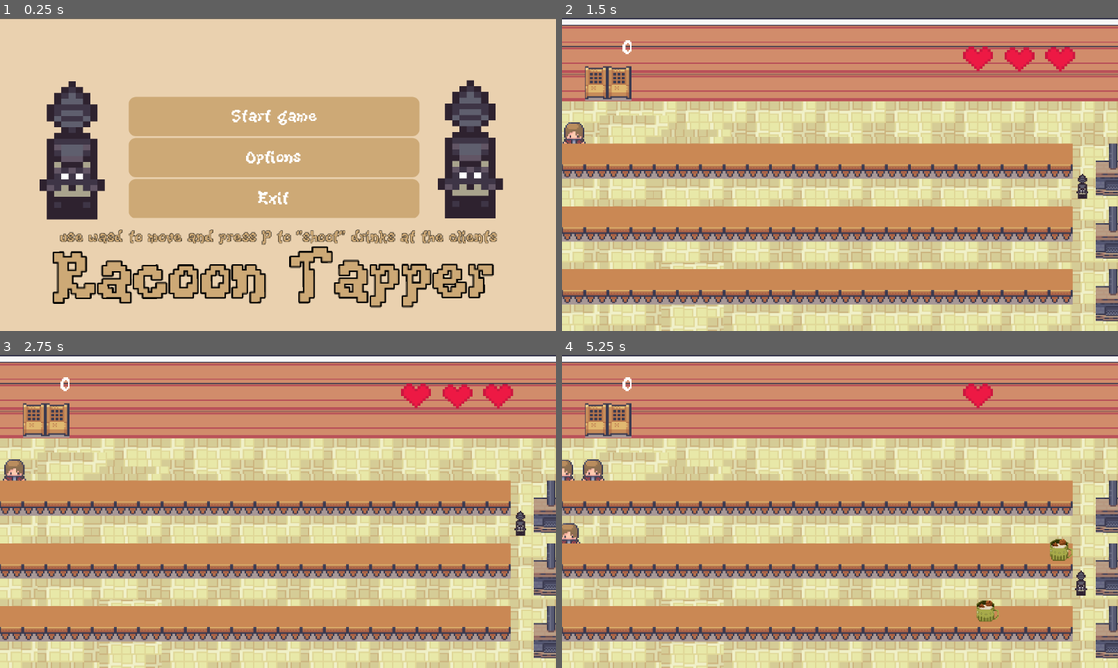
Above: before the commit, frames 1-4 (two rows, left to right).
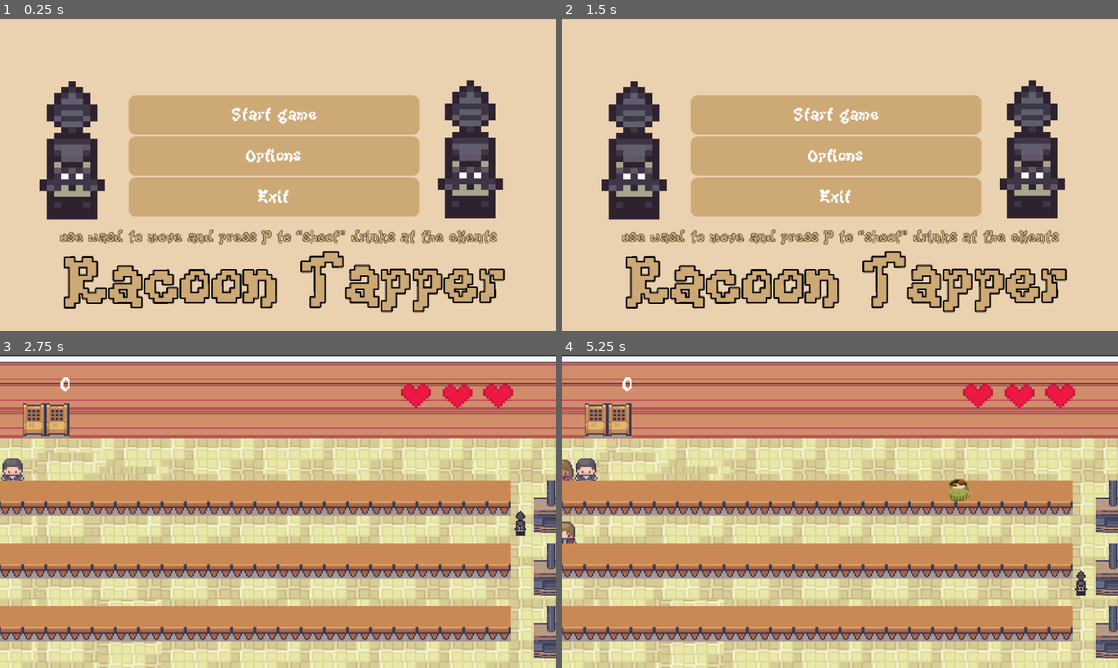
Above: after the commit, the same moments.

Repository: creampuffx/Racoon-Tapper
Game: Godot game, scene res://scenes/starting_screen.tscn
The game is run twice, just before and just after one commit, with the same random seed, the same clock (stepped at 60 frames per second) and the same inputs.
Inputs (mouse positions are in pixels of both pictures, inside the frame that each line leads up to):
- Up to frame 1 (0.25 s): no input
- Up to frame 2 (1.5 s): click "Options" at 0.5 s; click "Start game" (after the commit: "BACK") at 1.25 s
- Up to frame 3 (2.75 s): click (272, 452) at 2 s, where only the run after the commit has a clickable "Start game"
- Up to frame 4 (5.25 s): tap Enter at 2.75 s; hold D (right) 2.78-3.53 s; tap P (put) every 0.75 s from 2.85 to 5.1 s; hold Down (down) 3.53-4.28 s; hold D (right) 4.28-5.03 s; hold Up (up) from 5.03 s (still down)

The runs differ from the first frame. In frame 1, 11% of the frame differs, in the area x 9-91%, y 24-95%; in frame 2, 86%, in the area x 0-100%, y 0-100%; in frame 3, 0.3%; in frame 4, 1.8%.

Commit message:
fixed client mechanics

Diff:
--- /dev/null
+++ b/default_bus_layout.tres
@@ -0,0 +1,15 @@
+[gd_resource type="AudioBusLayout" format=3 uid="uid://t4v7h15m3sqa"]
+
+[resource]
+bus/1/name = &"Music"
+bus/1/solo = false
+bus/1/mute = false
+bus/1/bypass_fx = false
+bus/1/volume_db = 0.0
+bus/1/send = &"Master"
+bus/2/name = &"SFX"
+bus/2/solo = false
+bus/2/mute = false
+bus/2/bypass_fx = false
+bus/2/volume_db = 0.0
+bus/2/send = &"Master"
--- a/scenes/beer.tscn
+++ b/scenes/beer.tscn
@@ -37,6 +37,7 @@
 [node name="glass_break" type="AudioStreamPlayer" parent="."]
 stream = ExtResource("3_he3c0")
 volume_db = 8.525
+bus = &"SFX"
 
 [connection signal="area_entered" from="Area2D" to="." method="_on_area_2d_area_entered"]
 [connection signal="body_entered" from="Area2D" to="." method="_on_area_2d_body_entered"]
--- a/scenes/client.gd
+++ b/scenes/client.gd
@@ -3,8 +3,18 @@
 @export var speed = 0
 @onready var bullet = preload("res://scenes/empty_beer.tscn")
 @onready var empty_beer_position: Marker2D = $empty_beer_position
+var direction = -1
 
+@onready var client_look = [
+	"client1",
+	"client2",
+	"client3",
+	"client4"]
 
+func _ready() -> void:
+	var client_animation = client_look[randi() % client_look.size()]
+	$AnimatedSprite2D.play(client_animation)
+	$Sprite2D.hide()
 
 func _physics_process(delta: float) -> void:
 	velocity.x += speed * 1 * delta
@@ -17,11 +27,19 @@
 		b.global_position = empty_beer_position.global_position
 
 
+
+
+
 func _on_hurt_box_area_entered(area):
 	if area.is_in_group("drink-not-empty"):
 		$drink_sound.play()
+		velocity.x = 0
+		velocity.x += speed * -1 * 30
+		$Sprite2D.show()
+		move_and_slide()
+		$HurtBox.queue_free()
+		await get_tree().create_timer(2).timeout
 		shoot()
-		await get_tree().create_timer(0.1).timeout
 		queue_free()
 	elif area.is_in_group("walls"):
 		queue_free()
--- a/scenes/client.tscn
+++ b/scenes/client.tscn
@@ -1,9 +1,13 @@
-[gd_scene load_steps=14 format=3 uid="uid://dl8dl8j7gem6y"]
+[gd_scene load_steps=36 format=3 uid="uid://dl8dl8j7gem6y"]
 
 [ext_resource type="Script" uid="uid://d4bxg5gui81on" path="res://scenes/client.gd" id="1_1t5vp"]
 [ext_resource type="Texture2D" uid="uid://btx2gnvsa7v7o" path="res://assets/Modern tiles_Free/Characters_free/Alex_idle_anim_16x16.png" id="2_r26j7"]
 [ext_resource type="AudioStream" uid="uid://d30pnauwfbyvk" path="res://assets/glass-bottle-breaking-351297.mp3" id="3_4tr0r"]
+[ext_resource type="Texture2D" uid="uid://dgp2rx1v4xhy5" path="res://assets/Modern tiles_Free/Characters_free/Adam_idle_anim_16x16.png" id="3_dipmf"]
+[ext_resource type="Texture2D" uid="uid://nc40l3343klw" path="res://assets/Modern tiles_Free/Characters_free/Amelia_idle_anim_16x16.png" id="4_5q6u5"]
 [ext_resource type="AudioStream" uid="uid://dvaqcy2l5i2if" path="res://assets/Bubble 1.wav" id="4_r26j7"]
+[ext_resource type="Texture2D" uid="uid://3g8nkdxfuw57" path="res://assets/Modern tiles_Free/Characters_free/Bob_idle_anim_16x16.png" id="5_umycy"]
+[ext_resource type="Texture2D" uid="uid://crujdkowjb3vn" path="res://assets/Milk and cookies.png" id="8_5q6u5"]
 
 [sub_resource type="AtlasTexture" id="AtlasTexture_t0ykn"]
 atlas = ExtResource("2_r26j7")
@@ -27,6 +31,78 @@
 
 [sub_resource type="AtlasTexture" id="AtlasTexture_7rsog"]
 atlas = ExtResource("2_r26j7")
+region = Rect2(368, 0, 16, 32)
+
+[sub_resource type="AtlasTexture" id="AtlasTexture_dueaf"]
+atlas = ExtResource("3_dipmf")
+region = Rect2(288, 0, 16, 32)
+
+[sub_resource type="AtlasTexture" id="AtlasTexture_ik056"]
+atlas = ExtResource("3_dipmf")
+region = Rect2(304, 0, 16, 32)
+
+[sub_resource type="AtlasTexture" id="AtlasTexture_ta3x6"]
+atlas = ExtResource("3_dipmf")
+region = Rect2(320, 0, 16, 32)
+
+[sub_resource type="AtlasTexture" id="AtlasTexture_u5oxf"]
+atlas = ExtResource("3_dipmf")
+region = Rect2(336, 0, 16, 32)
+
+[sub_resource type="AtlasTexture" id="AtlasTexture_svewj"]
+atlas = ExtResource("3_dipmf")
+region = Rect2(352, 0, 16, 32)
+
+[sub_resource type="AtlasTexture" id="AtlasTexture_v3vnk"]
+atlas = ExtResource("3_dipmf")
+region = Rect2(368, 0, 16, 32)
+
+[sub_resource type="AtlasTexture" id="AtlasTexture_5j2ty"]
+atlas = ExtResource("4_5q6u5")
+region = Rect2(288, 0, 16, 32)
+
+[sub_resource type="AtlasTexture" id="AtlasTexture_kcgkk"]
+atlas = ExtResource("4_5q6u5")
+region = Rect2(304, 0, 16, 32)
+
+[sub_resource type="AtlasTexture" id="AtlasTexture_onibj"]
+atlas = ExtResource("4_5q6u5")
+region = Rect2(320, 0, 16, 32)
+
+[sub_resource type="AtlasTexture" id="AtlasTexture_novgt"]
+atlas = ExtResource("4_5q6u5")
+region = Rect2(336, 0, 16, 32)
+
+[sub_resource type="AtlasTexture" id="AtlasTexture_j601d"]
+atlas = ExtResource("4_5q6u5")
+region = Rect2(352, 0, 16, 32)
+
+[sub_resource type="AtlasTexture" id="AtlasTexture_whfqj"]
+atlas = ExtResource("4_5q6u5")
+region = Rect2(368, 0, 16, 32)
+
+[sub_resource type="AtlasTexture" id="AtlasTexture_8n8j7"]
+atlas = ExtResource("5_umycy")
+region = Rect2(288, 0, 16, 32)
+
+[sub_resource type="AtlasTexture" id="AtlasTexture_37ed0"]
+atlas = ExtResource("5_umycy")
+region = Rect2(304, 0, 16, 32)
+
+[sub_resource type="AtlasTexture" id="AtlasTexture_oaus0"]
+atlas = ExtResource("5_umycy")
+region = Rect2(320, 0, 16, 32)
+
+[sub_resource type="AtlasTexture" id="AtlasTexture_61el2"]
+atlas = ExtResource("5_umycy")
+region = Rect2(336, 0, 16, 32)
+
+[sub_resource type="AtlasTexture" id="AtlasTexture_shequ"]
+atlas = ExtResource("5_umycy")
+region = Rect2(352, 0, 16, 32)
+
+[sub_resource type="AtlasTexture" id="AtlasTexture_k0p2k"]
+atlas = ExtResource("5_umycy")
 region = Rect2(368, 0, 16, 32)
 
 [sub_resource type="SpriteFrames" id="SpriteFrames_1uqwn"]
@@ -51,7 +127,76 @@
 "texture": SubResource("AtlasTexture_7rsog")
 }],
 "loop": true,
-"name": &"default",
+"name": &"client1",
+"speed": 5.0
+}, {
+"frames": [{
+"duration": 1.0,
+"texture": SubResource("AtlasTexture_dueaf")
+}, {
+"duration": 1.0,
+"texture": SubResource("AtlasTexture_ik056")
+}, {
+"duration": 1.0,
+"texture": SubResource("AtlasTexture_ta3x6")
+}, {
+"duration": 1.0,
+"texture": SubResource("AtlasTexture_u5oxf")
+}, {
+"duration": 1.0,
+"texture": SubResource("AtlasTexture_svewj")
+}, {
+"duration": 1.0,
+"texture": SubResource("AtlasTexture_v3vnk")
+}],
+"loop": true,
+"name": &"client2",
+"speed": 5.0
+}, {
+"frames": [{
+"duration": 1.0,
+"texture": SubResource("AtlasTexture_5j2ty")
+}, {
+"duration": 1.0,
+"texture": SubResource("AtlasTexture_kcgkk")
+}, {
+"duration": 1.0,
+"texture": SubResource("AtlasTexture_onibj")
+}, {
+"duration": 1.0,
+"texture": SubResource("AtlasTexture_novgt")
+}, {
+"duration": 1.0,
+"texture": SubResource("AtlasTexture_j601d")
+}, {
+"duration": 1.0,
+"texture": SubResource("AtlasTexture_whfqj")
+}],
+"loop": true,
+"name": &"client3",
+"speed": 5.0
+}, {
+"frames": [{
+"duration": 1.0,
+"texture": SubResource("AtlasTexture_8n8j7")
+}, {
+"duration": 1.0,
+"texture": SubResource("AtlasTexture_37ed0")
+}, {
+"duration": 1.0,
+"texture": SubResource("AtlasTexture_oaus0")
+}, {
+"duration": 1.0,
+"texture": SubResource("AtlasTexture_61el2")
+}, {
+"duration": 1.0,
+"texture": SubResource("AtlasTexture_shequ")
+}, {
+"duration": 1.0,
+"texture": SubResource("AtlasTexture_k0p2k")
+}],
+"loop": true,
+"name": &"client4",
 "speed": 5.0
 }]
 
@@ -75,7 +220,8 @@
 position = Vector2(0, -40)
 scale = Vector2(6, 5.796874)
 sprite_frames = SubResource("SpriteFrames_1uqwn")
-autoplay = "default"
+animation = &"client1"
+autoplay = "client1"
 
 [node name="HurtBox" type="Area2D" parent="." groups=["clients"]]
 position = Vector2(243, 149)
@@ -96,10 +242,17 @@
 
 [node name="AudioStreamPlayer" type="AudioStreamPlayer" parent="."]
 stream = ExtResource("3_4tr0r")
+bus = &"SFX"
 
 [node name="drink_sound" type="AudioStreamPlayer" parent="."]
 stream = ExtResource("4_r26j7")
 volume_db = 8.656
 pitch_scale = 1.23
+bus = &"SFX"
+
+[node name="Sprite2D" type="Sprite2D" parent="."]
+position = Vector2(4.000002, 18)
+scale = Vector2(1.6333334, 1.583333)
+texture = ExtResource("8_5q6u5")
 
 [connection signal="area_entered" from="HurtBox" to="." method="_on_hurt_box_area_entered"]
--- a/scenes/empty_beer.tscn
+++ b/scenes/empty_beer.tscn
@@ -38,5 +38,6 @@
 
 [node name="glassbreak" type="AudioStreamPlayer" parent="."]
 stream = ExtResource("3_wyb4x")
+bus = &"SFX"
 
 [connection signal="area_entered" from="Area2D" to="." method="_on_area_2d_area_entered"]
--- a/scenes/game over.tscn
+++ b/scenes/game over.tscn
@@ -193,7 +193,7 @@
 theme_override_colors/font_color = Color(1, 1, 1, 1)
 theme_override_constants/outline_size = 0
 theme_override_fonts/font = ExtResource("1_y1imj")
-theme_override_font_sizes/font_size = 41
+theme_override_font_sizes/font_size = 34
 theme_override_styles/normal = SubResource("StyleBoxFlat_vpbcb")
 theme_override_styles/normal_mirrored = SubResource("StyleBoxFlat_uf7vp")
 theme_override_styles/pressed = SubResource("StyleBoxFlat_kgv2q")
@@ -255,16 +255,16 @@
 [node name="Button2" type="Button" parent="."]
 clip_contents = true
 layout_mode = 0
-offset_left = 606.0
+offset_left = 578.0
 offset_top = 323.0
-offset_right = 725.52563
+offset_right = 721.1653
 offset_bottom = 376.42703
 scale = Vector2(3.6601057, 2.451941)
 size_flags_vertical = 3
 theme_override_colors/font_color = Color(1, 1, 1, 1)
 theme_override_constants/outline_size = 0
 theme_override_fonts/font = ExtResource("1_y1imj")
-theme_override_font_sizes/font_size = 41
+theme_override_font_sizes/font_size = 31
 theme_override_styles/normal = SubResource("StyleBoxFlat_bgmfq")
 theme_override_styles/normal_mirrored = SubResource("StyleBoxFlat_lrid3")
 theme_override_styles/pressed = SubResource("StyleBoxFlat_krxk1")
@@ -275,7 +275,8 @@
 theme_override_styles/hover_pressed_mirrored = SubResource("StyleBoxFlat_8s0qq")
 theme_override_styles/disabled = SubResource("StyleBoxFlat_6kvst")
 theme_override_styles/disabled_mirrored = SubResource("StyleBoxFlat_bwjhm")
-text = "exit"
+text = "main menu
+"
 icon = SubResource("MeshTexture_vpbcb")
 
 [connection signal="pressed" from="Button" to="." method="_on_button_pressed"]
--- a/scenes/game_over.gd
+++ b/scenes/game_over.gd
@@ -6,4 +6,4 @@
 
 
 func _on_button_2_pressed() -> void:
-	get_tree().quit()
+	get_tree().change_scene_to_file("res://scenes/starting_screen.tscn")
--- a/scenes/level 1.tscn
+++ b/scenes/level 1.tscn
@@ -3362,6 +3362,9 @@
 [sub_resource type="RectangleShape2D" id="RectangleShape2D_2sj2h"]
 size = Vector2(2219.6016, 149.06406)
 
+[sub_resource type="RectangleShape2D" id="RectangleShape2D_p75kv"]
+size = Vector2(91.84842, 859.5817)
+
 [node name="level 1" type="Node2D"]
 scale = Vector2(0.50081676, 0.45138228)
 script = ExtResource("1_kvult")
@@ -3369,12 +3372,13 @@
 [node name="bgmusic" type="AudioStreamPlayer" parent="."]
 stream = ExtResource("9_2sj2h")
 autoplay = true
+bus = &"Music"
 
 [node name="Layer0" type="TileMapLayer" parent="."]
 use_parent_material = true
 position = Vector2(-4.0080156, 0)
 scale = Vector2(2, 2)
-tile_map_data = PackedByteArray("AAD//wAAAAABAA8AAAD//wEAAAA …(30643 unchanged characters)… oAAAAcABIAAAAoABYAAAAcABMAAAAoABcAAAAcABQAAAAoABgAAAAcABUAAAAoABkAAAAcABYAAAAoABoAAAAdABIAAAApAB …(21800 unchanged characters)…
+tile_map_data = PackedByteArray("AAD//wAAAAABAA8AAAD//wEAAAA …(30643 unchanged characters)… oAAAAcABIAAAAoABYAAAAcABMAAAAoABcAAAAcABUAAAAoABkAAAAcABYAAAAoABoAAAAdABIAAAApAB …(21800 unchanged characters)…
 tile_set = SubResource("TileSet_ow2ny")
 rendering_quadrant_size = 64
 
@@ -3440,7 +3444,7 @@
 position = Vector2(564, 91)
 shape = SubResource("RectangleShape2D_kf3d8")
 
-[node name="player" type="CharacterBody2D" parent="." groups=["elemengts"]]
+[node name="player" type="CharacterBody2D" parent="." groups=["player"]]
 unique_name_in_owner = true
 z_index = 2
 position = Vector2(2150.127, 754.637)
@@ -3472,8 +3476,8 @@
 shape = SubResource("RectangleShape2D_g2els")
 
 [node name="StaticBody2D5" type="StaticBody2D" parent="." groups=["left_wall"]]
-collision_layer = 4
-collision_mask = 2
+collision_layer = 5
+collision_mask = 3
 
 [node name="left wall" type="CollisionShape2D" parent="StaticBody2D5" groups=["left_wall"]]
 position = Vector2(17.967636, 0)
@@ -3514,6 +3518,7 @@
 shape = SubResource("SegmentShape2D_dqu65")
 
 [node name="teleport" type="Node2D" parent="."]
+visible = false
 
 [node name="tp1" type="Area2D" parent="teleport"]
 
@@ -3565,14 +3570,29 @@
 
 [node name="glass_break" type="AudioStreamPlayer" parent="."]
 stream = ExtResource("13_hc45n")
+bus = &"SFX"
 
 [node name="collect_sound" type="AudioStreamPlayer" parent="."]
 stream = ExtResource("14_p75kv")
+bus = &"SFX"
 
 [node name="drink_sound" type="AudioStreamPlayer" parent="."]
 stream = ExtResource("15_m7v2g")
+bus = &"SFX"
+
+[node name="shoot_area" type="Node2D" parent="."]
+scale = Vector2(1.0000001, 1)
+
+[node name="Area2D" type="Area2D" parent="shoot_area"]
+
+[node name="CollisionShape2D" type="CollisionShape2D" parent="shoot_area/Area2D"]
+position = Vector2(2152.4849, 1008.01514)
+scale = Vector2(1.0000007, 1)
+shape = SubResource("RectangleShape2D_p75kv")
 
 [connection signal="timeout" from="Spawn/Timer" to="Spawn" method="_on_timer_timeout"]
 [connection signal="body_entered" from="player/collect" to="." method="_on_collect_body_entered"]
 [connection signal="area_entered" from="wall" to="." method="_on_wall_area_entered"]
 [connection signal="area_entered" from="wall" to="client" method="_on_wall_area_entered"]
+[connection signal="body_entered" from="shoot_area/Area2D" to="player" method="_on_area_2d_body_entered"]
+[connection signal="body_exited" from="shoot_area/Area2D" to="player" method="_on_area_2d_body_exited"]
--- /dev/null
+++ b/scenes/music_volume.gd
@@ -0,0 +1,13 @@
+extends HSlider
+
+@export var audio_bus_name: String
+
+var audio_bus_id
+
+func _ready() -> void:
+	audio_bus_id = AudioServer.get_bus_index(audio_bus_name)
+
+
+func _on_value_changed(value: float) -> void:
+	var db = linear_to_db(value)
+	AudioServer.set_bus_volume_db(audio_bus_id, db)
--- /dev/null
+++ b/scenes/options.gd
@@ -0,0 +1 @@
+extends Panel
--- a/scenes/player.gd
+++ b/scenes/player.gd
@@ -4,6 +4,7 @@
 @onready var bullet = preload("res://scenes/beer.tscn")
 var b
 const acc = 500
+var can_shoot
 
 func _psychics_process (delta):
 
@@ -24,6 +25,11 @@
 
 	move_and_slide()
 
+func _on_area_2d_body_entered(body: Node2D) -> void:
+	can_shoot = 1
+func _on_area_2d_body_exited(body: Node2D) -> void:
+	can_shoot = 0
+
 func _physics_process(delta):
 	_psychics_process(delta)
 	move_and_slide()
@@ -34,6 +40,7 @@
 
 func shoot():
 	if Input.is_action_just_pressed("put"):
-		b = bullet.instantiate()
-		get_parent().add_child(b)
-		b.global_position = $Marker2D.global_position
+		if can_shoot == 1:
+			b = bullet.instantiate()
+			get_parent().add_child(b)
+			b.global_position = $Marker2D.global_position
--- /dev/null
+++ b/scenes/sfx_volume.gd
@@ -0,0 +1,13 @@
+extends HSlider
+
+@export var audio_bus_name: String
+
+var audio_bus_id
+
+func _ready() -> void:
+	audio_bus_id = AudioServer.get_bus_index(audio_bus_name)
+
+
+func _on_value_changed(value: float) -> void:
+	var db = linear_to_db(value)
+	AudioServer.set_bus_volume_db(audio_bus_id, db)
--- a/scenes/starting_screen.gd
+++ b/scenes/starting_screen.gd
@@ -1,5 +1,13 @@
 
 extends Control
+@onready var main_buttons: VBoxContainer = $Main_buttons
+@onready var options: Panel = $Options
+
+func _ready():
+	main_buttons.visible = true
+	options.visible = false
+
+
 func _on_start_pressed():
 	get_tree().change_scene_to_file("res://scenes/level 1.tscn")
 
@@ -10,4 +18,8 @@
 
 
 func _on_options_pressed():
-	pass
+	options.visible = true
+	main_buttons.visible = false
+
+func _on_back_pressed():
+	_ready()
--- a/scenes/starting_screen.tscn
+++ b/scenes/starting_screen.tscn
@@ -1,10 +1,13 @@
-[gd_scene load_steps=30 format=3 uid="uid://vlxyclnir7g8"]
+[gd_scene load_steps=33 format=3 uid="uid://vlxyclnir7g8"]
 
 [ext_resource type="Script" uid="uid://uidp4xw6xlon" path="res://scenes/starting_screen.gd" id="1_ihen6"]
 [ext_resource type="Texture2D" uid="uid://cmwb0trcdph8g" path="res://images2/Zrzut ekranu 2025-10-04 224553.png" id="1_lyhl5"]
 [ext_resource type="Texture2D" uid="uid://osou201nad5q" path="res://assets/sRaccoon_free.png" id="3_ih3ue"]
 [ext_resource type="FontFile" uid="uid://b1jcjir01uihm" path="res://assets/KiwiSoda.ttf" id="3_l1ni3"]
 [ext_resource type="AudioStream" uid="uid://dpkek6eti1byy" path="res://assets/track 3.wav" id="5_l1ni3"]
+[ext_resource type="Script" uid="uid://wf0li5c1qt6j" path="res://scenes/options.gd" id="6_ih3ue"]
+[ext_resource type="Script" uid="uid://d1omawwuoob3q" path="res://scenes/music_volume.gd" id="7_d085l"]
+[ext_resource type="Script" uid="uid://nqnylxwtm64v" path="res://scenes/sfx_volume.gd" id="8_jtkxu"]
 
 [sub_resource type="StyleBoxTexture" id="StyleBoxTexture_jix8l"]
 texture = ExtResource("1_lyhl5")
@@ -160,7 +163,8 @@
 anchor_right = 1.0
 anchor_bottom = 1.0
 offset_top = 2.0
-offset_bottom = 2.0
+offset_right = 0.2611084
+offset_bottom = -1.5291748
 grow_horizontal = 2
 grow_vertical = 2
 scale = Vector2(1.6463282, 1.613727)
@@ -204,7 +208,8 @@
 scale = Vector2(1.8301777, 1.8695467)
 texture = ExtResource("3_ih3ue")
 
-[node name="VBoxContainer" type="VBoxContainer" parent="."]
+[node name="Main_buttons" type="VBoxContainer" parent="."]
+visible = false
 layout_mode = 1
 anchors_preset = 8
 anchor_left = 0.5
@@ -213,14 +218,14 @@
 anchor_bottom = 0.5
 offset_left = -413.8209
 offset_top = -224.23096
-offset_right = 234.17908
+offset_right = 234.17914
 offset_bottom = 54.269043
 grow_horizontal = 2
 grow_vertical = 2
 scale = Vector2(0.5647313, 0.5605443)
 theme = SubResource("Theme_ekxnf")
 
-[node name="Button" type="Button" parent="VBoxContainer"]
+[node name="Button" type="Button" parent="Main_buttons"]
 layout_mode = 2
 size_flags_vertical = 3
 theme = SubResource("Theme_glbon")
@@ -242,7 +247,7 @@
 text = "Start game"
 icon = SubResource("MeshTexture_nlkkf")
 
-[node name="Button3" type="Button" parent="VBoxContainer"]
+[node name="Button3" type="Button" parent="Main_buttons"]
 layout_mode = 2
 size_flags_vertical = 3
 theme_override_colors/font_color = Color(1, 1, 1, 1)
@@ -262,7 +267,7 @@
 theme_override_styles/focus = SubResource("StyleBoxFlat_rhts7")
 text = "Options"
 
-[node name="Button2" type="Button" parent="VBoxContainer"]
+[node name="Button2" type="Button" parent="Main_buttons"]
 clip_contents = true
 layout_mode = 2
 size_flags_vertical = 3
@@ -286,10 +291,10 @@
 layout_mode = 1
 anchors_preset = 10
 anchor_right = 1.0
-offset_left = 68.03018
-offset_top = 289.39224
-offset_right = -526.96985
-offset_bottom = 380.39224
+offset_left = 82.000656
+offset_top = 295.58902
+offset_right = -512.9993
+offset_bottom = 386.58902
 grow_horizontal = 2
 rotation = -0.0022131763
 theme = SubResource("Theme_qe12f")
@@ -306,6 +311,7 @@
 stream = ExtResource("5_l1ni3")
 autoplay = true
 max_polyphony = 2
+bus = &"Music"
 
 [node name="Label" type="Label" parent="."]
 layout_mode = 0
@@ -334,6 +340,87 @@
 region_enabled = true
 region_rect = Rect2(17.5, 4, 27, 35)
 
-[connection signal="pressed" from="VBoxContainer/Button" to="." method="_on_start_pressed"]
-[connection signal="pressed" from="VBoxContainer/Button3" to="." method="_on_options_pressed"]
-[connection signal="pressed" from="VBoxContainer/Button2" to="." method="_on_exit_pressed"]
+[node name="Options" type="Panel" parent="."]
+layout_mode = 0
+offset_left = 152.46048
+offset_top = 44.61721
+offset_right = 538.77466
+offset_bottom = 258.40805
+script = ExtResource("6_ih3ue")
+
+[node name="Label" type="Label" parent="Options"]
+layout_mode = 0
+offset_left = 137.88261
+offset_top = 13.013359
+offset_right = 253.88261
+offset_bottom = 45.01336
+theme_override_fonts/font = ExtResource("3_l1ni3")
+theme_override_font_sizes/font_size = 32
+text = "OPTIONS"
+horizontal_alignment = 1
+vertical_alignment = 1
+
+[node name="Button" type="Button" parent="Options"]
+layout_mode = 0
+offset_left = 9.718597
+offset_top = 8.675568
+offset_right = 59.718597
+offset_bottom = 39.675568
+theme_override_fonts/font = ExtResource("3_l1ni3")
+text = "BACK"
+
+[node name="music_volume" type="HSlider" parent="Options"]
+layout_mode = 0
+offset_left = 27.33356
+offset_top = 86.7557
+offset_right = 355.33618
+offset_bottom = 102.7557
+max_value = 1.0
+step = 0.05
+value = 1.0
+script = ExtResource("7_d085l")
+audio_bus_name = "Music"
+
+[node name="Label2" type="Label" parent="Options"]
+layout_mode = 0
+offset_left = 138.49002
+offset_top = 55.771523
+offset_right = 254.49002
+offset_bottom = 87.77152
+theme_override_fonts/font = ExtResource("3_l1ni3")
+theme_override_font_sizes/font_size = 22
+text = "MUSIC"
+horizontal_alignment = 1
+vertical_alignment = 1
+
+[node name="sfx_volume" type="HSlider" parent="Options"]
+layout_mode = 0
+offset_left = 23.081675
+offset_top = 140.66817
+offset_right = 351.0843
+offset_bottom = 156.66817
+max_value = 1.0
+step = 0.05
+value = 1.0
+script = ExtResource("8_jtkxu")
+audio_bus_name = "SFX"
+
+[node name="Label3" type="Label" parent="Options"]
+layout_mode = 0
+offset_left = 134.23813
+offset_top = 109.68399
+offset_right = 250.23813
+offset_bottom = 141.68399
+theme_override_fonts/font = ExtResource("3_l1ni3")
+theme_override_font_sizes/font_size = 22
+text = "SFX"
+horizontal_alignment = 1
+vertical_alignment = 1
+
+[connection signal="pressed" from="Main_buttons/Button" to="." method="_on_start_pressed"]
+[connection signal="pressed" from="Main_buttons/Button3" to="." method="_on_options_pressed"]
+[connection signal="pressed" from="Main_buttons/Button2" to="." method="_on_exit_pressed"]
+[connection signal="pressed" from="Options/Button" to="." method="_on_back_pressed"]
+[connection signal="value_changed" from="Options/music_volume" to="Options" method="_on_music_volume_value_changed"]
+[connection signal="value_changed" from="Options/music_volume" to="Options/music_volume" method="_on_value_changed"]
+[connection signal="value_changed" from="Options/sfx_volume" to="Options/sfx_volume" method="_on_value_changed"]
Not shown: 1 places in scenes/level 1.tscn that only renumber resources
Not shown, added: scenes/music_volume.gd.uid
Not shown, added: scenes/options.gd.uid
Not shown, added: scenes/sfx_volume.gd.uid
